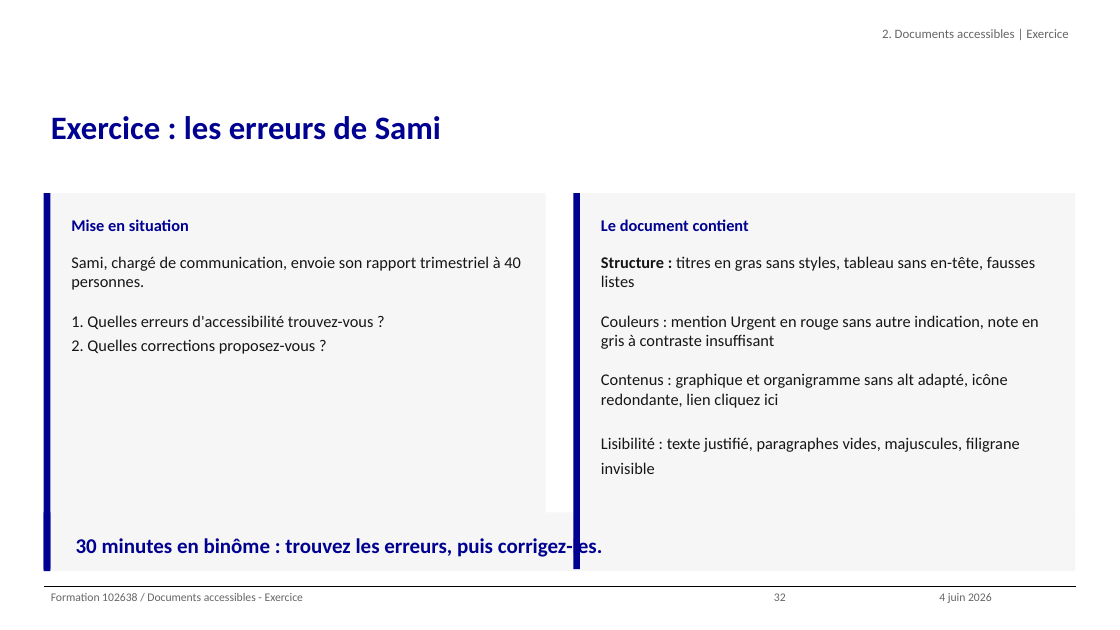
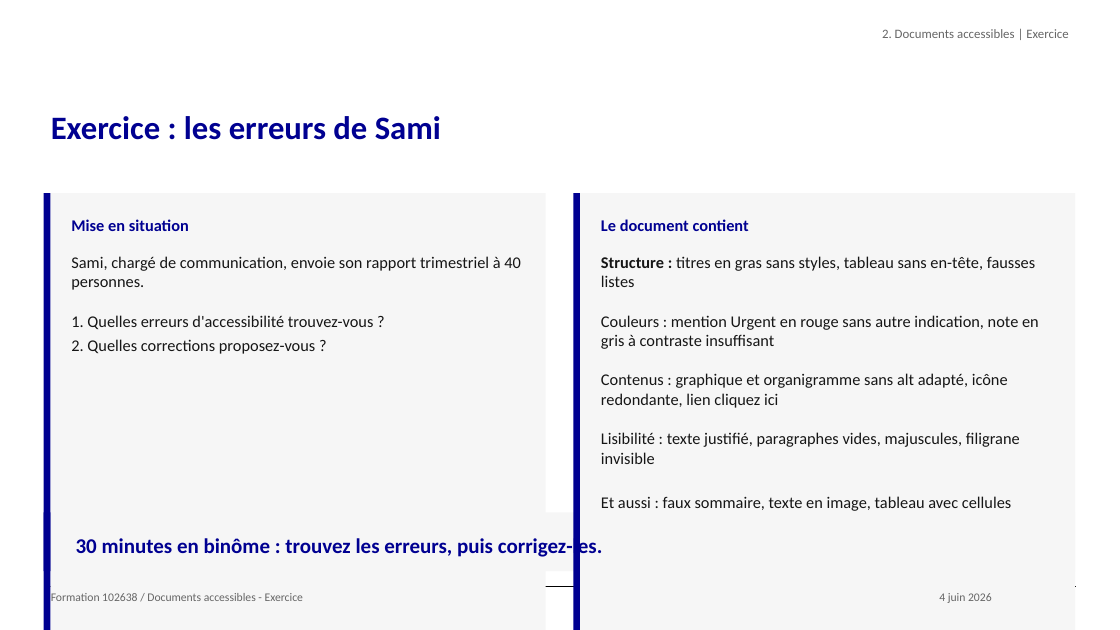
Before and after one commit to alexandra-guiderdoni/usine-fabrication-igpde-102846-ay11, a slide deck: slide 32 of formation-102638-juin-2026.pptx. Drawn at 1120x630 pixels with LibreOffice and Linux fonts; fonts in the diff are those of the drawing; background and template pictures are left out. Boxes give left, top, right and bottom in pixels: in the first picture for what was removed or moved away, otherwise in the second. Text is boxed around its words. In the diff, an @@ line names an element or a change of style, - is before the commit and + after.

Commit message:
feat: exercice Sami 21 erreurs (sommaire, texte-image, tableau fusionne)

```diff
--- a/formation-102638-juin-2026.pptx
+++ b/formation-102638-juin-2026.pptx
@@ rectangle resized from (x1=44, y1=193, x2=50, y2=569) to (x1=44, y1=193, x2=50, y2=630) @@
@@ rectangle resized from (x1=50, y1=193, x2=545, y2=569) to (x1=50, y1=193, x2=545, y2=630) @@
@@ rectangle resized from (x1=573, y1=193, x2=580, y2=569) to (x1=573, y1=193, x2=580, y2=630) @@
@@ rectangle resized from (x1=580, y1=193, x2=1075, y2=569) to (x1=580, y1=193, x2=1075, y2=630) @@
@@ text at (x1=601, y1=256, x2=1039, y2=511): text changed @@
-Structure : titres en gras sans styles, tableau sans en-tête, fausses listes
-Couleurs : mention Urgent en rouge sans autre indication, note en gris à contraste insuffisant
-Contenus : graphique et organigramme sans alt adapté, icône redondante, lien cliquez ici
-Lisibilité : texte justifié, paragraphes vides, majuscules, filigrane invisible
+Structure : titres en gras sans styles, tableau sans en-tête, fausses listes
+Couleurs : mention Urgent en rouge sans autre indication, note en gris à contraste insuffisant
+Contenus : graphique et organigramme sans alt adapté, icône redondante, lien cliquez ici
+Lisibilité : texte justifié, paragraphes vides, majuscules, filigrane invisible
+Et aussi : faux sommaire, texte en image, tableau avec cellules fusionnées
@@ text removed at (x1=774, y1=593, x2=786, y2=601) @@
-32
```
Also in this commit, not shown: 1 other slide changed, 8 other files.
